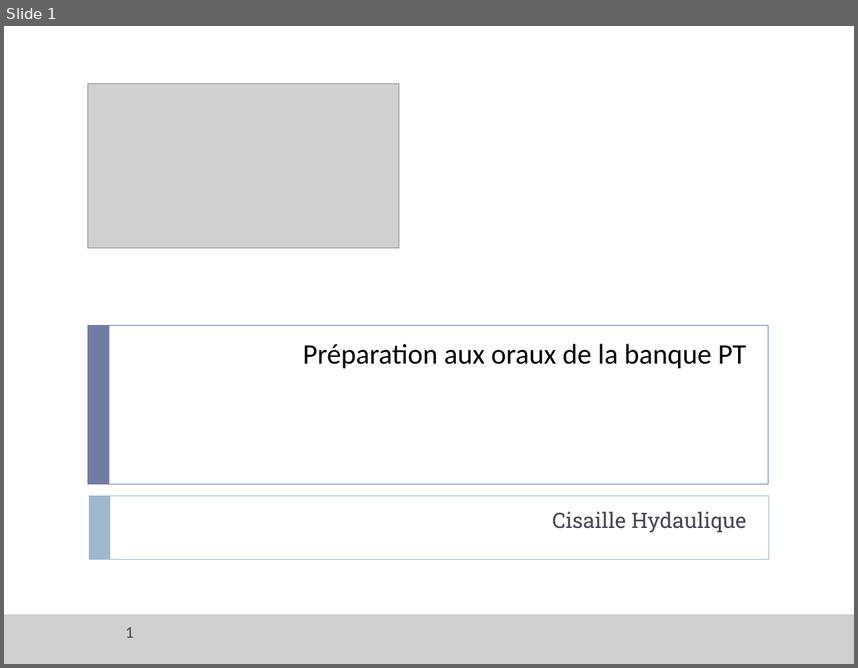
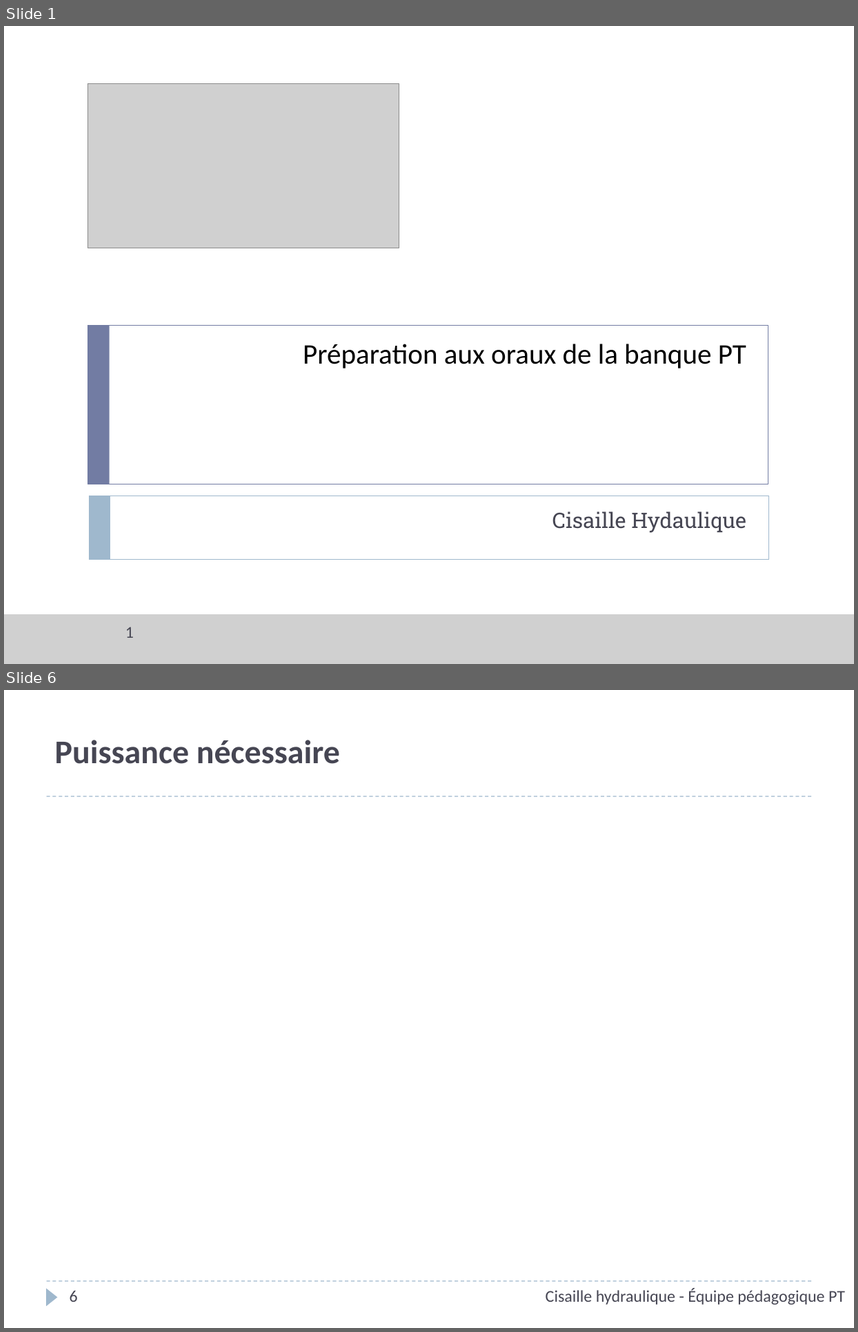
Before and after one commit to xpessoles/PT_Oraux, a slide deck: Interrogation_SII/03_Cisaille hydraulique/ServoMoteur_CommandeVanne_Corrige.pptx. Shown one above the other, each under a label of ours: slide 1 before the commit, slides 1 and 6 after it; the slides between them are not shown. The pictures are 858x668 and 858x1332 pixels, drawn with LibreOffice and Linux fonts; fonts in the diff are those of the drawing; grey boxes stand for pictures; background and template pictures are left out. Boxes give left, top, right and bottom in pixels: in the first picture for what was removed or moved away, otherwise in the second. Text is boxed around its words. In the diff, an @@ line names an element or a change of style, - is before the commit and + after.

```diff
--- a/Interrogation_SII/03_Cisaille hydraulique/ServoMoteur_CommandeVanne_Corrige.pptx
+++ b/Interrogation_SII/03_Cisaille hydraulique/ServoMoteur_CommandeVanne_Corrige.pptx
@@ slide 6 added at [4, 690, 854, 1328], background #FFFFFF @@
@@ title added at [55, 740, 340, 764], 28 pt, text #464653, bold @@
+Puissance nécessaire
@@ line added from (47, 796) to (811, 796), #9FB8CD 0.75 pt dashed @@
@@ line added from (47, 1281) to (811, 1281), #9FB8CD 0.75 pt dashed @@
@@ triangle added at [47, 1288, 58, 1305], fill #9FB8CD @@
@@ text added at [546, 1288, 845, 1304], 14 pt, text #464653 @@
+Cisaille hydraulique - Équipe pédagogique PT
@@ page number added at [70, 1290, 78, 1301], 14 pt, text #464653 @@
+6
```
Also in this commit, not shown: 2 slides changed, 3 other slides added, 2 other files.
